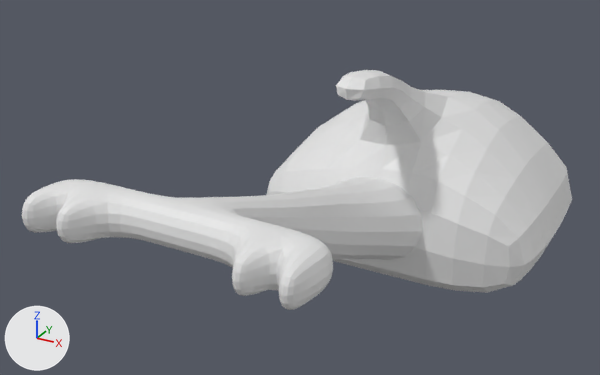
Before and after pictures for a commit that changed the Blender file blender/parts_ear_c10_beetle.blend.
Rendered twice from a 50 mm camera at (51.4, -101.9, 66.7) aimed at (-8.6, 7.3, 12.1). Lighting does not change. The marker at lower left points along +X, +Y and +Z.

The first picture shows '立方体', '立方体.001'.
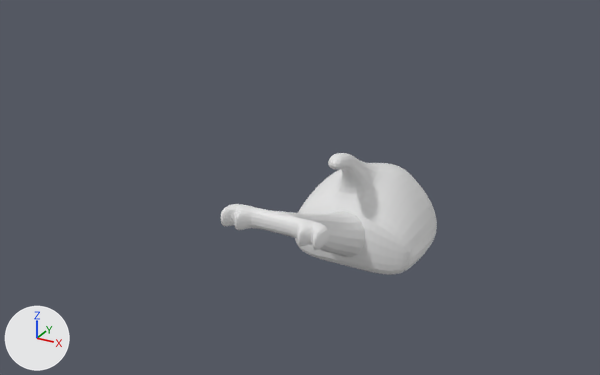
The change in detail:
me_立方体_004 is used by ob_立方体; location (-0.9, 0.6, 7.1); rotation (-0.0353, 0.0, 0.0), in degrees (-2, 0, 0); scale (7.21, 29.4, 9.41).
me_立方体_004 had 64 vertices, 62 faces and spanned x -2.8..2.68, y -1.46..1.0, z -1.87..2.0.
me_立方体_004 now has 136 vertices, 132 faces and spans x -3.93..3.93, y -1.46..2.64, z -1.87..2.83.
me_立方体_004 part 1: a new loose piece of 72 vertices spanning x -3.93..3.93, y 0.09..2.64, z -1.64..2.83.
Object '立方体' (ob_立方体) is rescaled from (7.21, 29.4, 9.41) to (3.0, 11.7, 5.0).
Object '立方体.001' (ob_立方体_001) is deleted.

Boxes [x1, y1, x2, y2] around the edits, measured in the pictures (600 x 375 px):
'立方体.001', deleted
    before: [266, 70, 572, 293]
'立方体', reshaped, rescaled (46% narrower, 8% shorter)
    before: [22, 177, 422, 310]
    after: [221, 153, 437, 275]
part 1 of me_立方体_004, added
    after: [295, 153, 437, 275]
